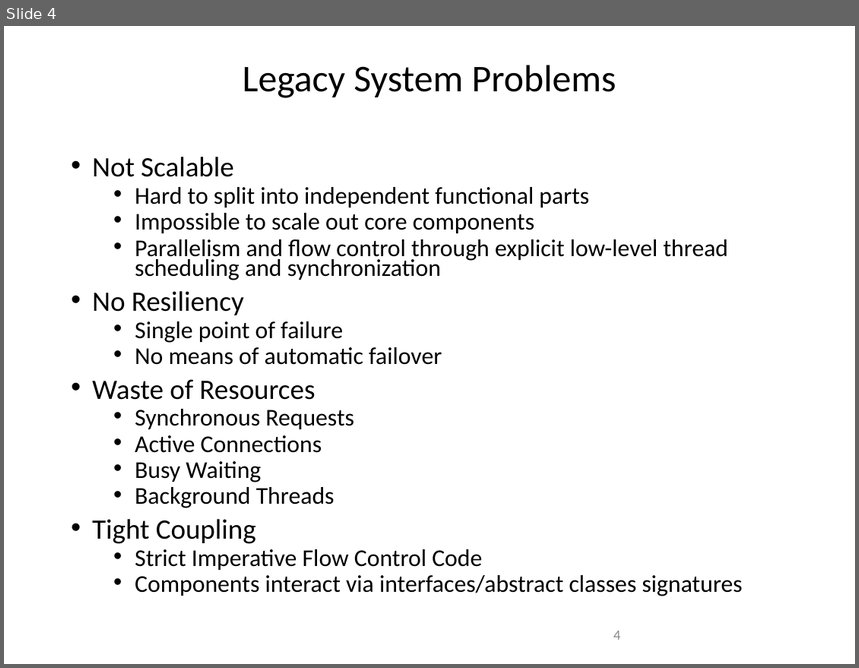
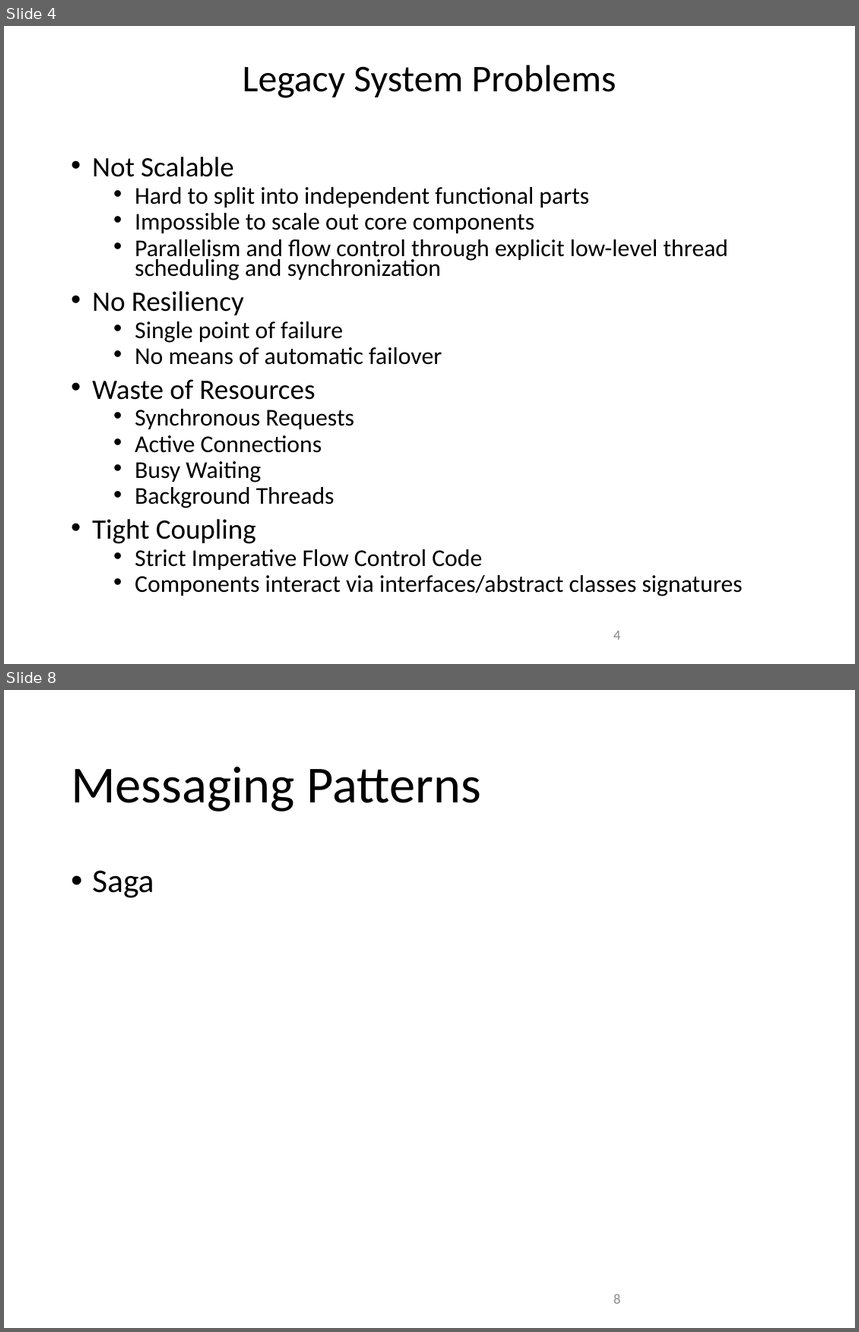
Before and after one commit to amichel/PaymentsGateway.MassTransit.Demo, a slide deck: Presentation/Service Bus Integration Patterns.pptx. Shown one above the other, each under a label of ours: slide 4 before the commit, slides 4 and 8 after it; the slides between them are not shown. The pictures are 859x668 and 859x1332 pixels, drawn with LibreOffice and Linux fonts; fonts in the diff are those of the drawing; background and template pictures are left out. Boxes give left, top, right and bottom in pixels: in the first picture for what was removed or moved away, otherwise in the second. Text is boxed around its words. In the diff, an @@ line names an element or a change of style, - is before the commit and + after.

```diff
--- a/Presentation/Service Bus Integration Patterns.pptx
+++ b/Presentation/Service Bus Integration Patterns.pptx
@@ slide 8 added at (x1=4, y1=690, x2=855, y2=1328), background picture (left out) @@
@@ title added at (x1=71, y1=767, x2=481, y2=812), 44 pt, text #000000 @@
+Messaging Patterns
@@ text added at (x1=92, y1=870, x2=154, y2=898), 28 pt, text #000000 @@
+• Saga
@@ page number added at (x1=614, y1=1294, x2=620, y2=1304), 12 pt, text #8C8C8C @@
+8
```
Also in this commit, not shown: 3 slides changed, 3 other slides added, 3 slides removed, 2 other files.
